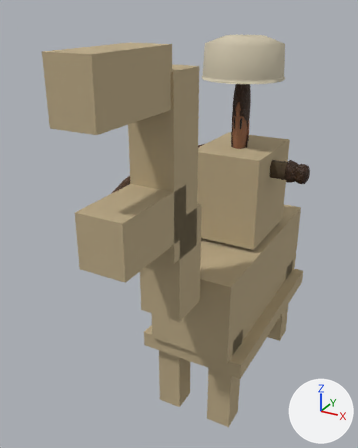
An edit to the glTF model csharp/Unciv.Godot/Packs/units/models/unit/Camel Archer.glb, drawn before and after from the same camera.
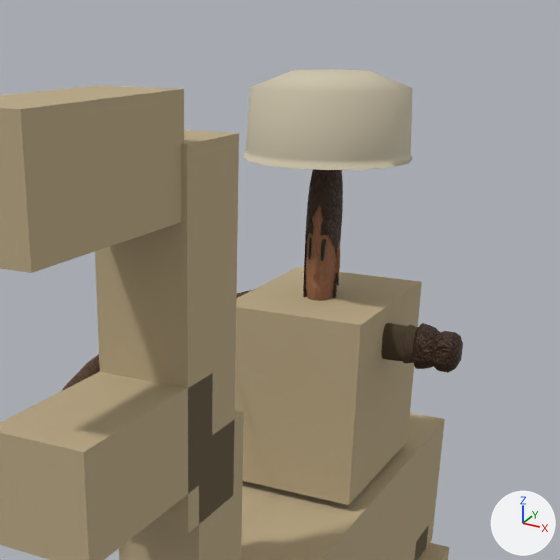
Each version appears first whole from a camera (50 mm lens) standing at (0.441, -1.108, 0.964) and looking at (-0.079, -0.161, 0.49), and next in a close-up on the part from 23% to 100% of the width and 0% to 62% of the height. The axes (+X, +Y, +Z) are drawn at lower right. The lights are the same throughout. The last two pictures show the newer version. Where no turn or scale is listed for an object, it has been applied to the vertices. Vertices at exactly the same position are counted once.

The older version as bpy lines, for what is in view:
```python
me_horse = bpy.data.meshes.new('Horse')
me_horse.from_pydata(...)  # 96 vertices, 144 faces; spans x -0.13..0.13, y -0.6..0.325, z 0.0..0.91
me_horse.materials.append(mat_horse)  # beige #bcaa86
me_mesh_skinned = bpy.data.meshes.new('Mesh_skinned')
me_mesh_skinned.from_pydata(...)  # 2584 vertices, 4803 faces; spans x -0.175..0.175, y -0.096..0.095, z 0.0..0.525
# faces by material slot: [1086, 2864, 403, 138, 280, 32]
me_mesh_skinned.materials.append(mat_wool)
me_mesh_skinned.materials.append(mat_leather)
me_mesh_skinned.materials.append(mat_skin)
me_mesh_skinned.materials.append(mat_dark)
me_mesh_skinned.materials.append(mat_bone)
me_mesh_skinned.materials.append(mat_teamcolor)
ob_horsemesh = bpy.data.objects.new('HorseMesh', me_horse)
ob_horsemesh.location = (0.0, 0.0, 0.0)
ob_warrior = bpy.data.objects.new('Warrior', me_mesh_skinned)
ob_warrior.location = (0.0, 0.0, 0.38)
```
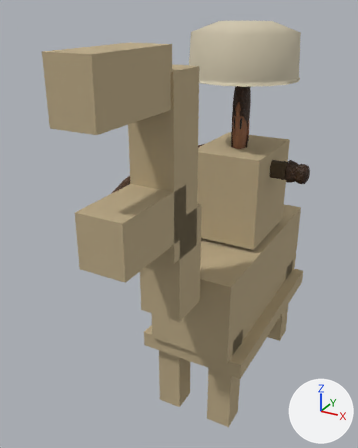
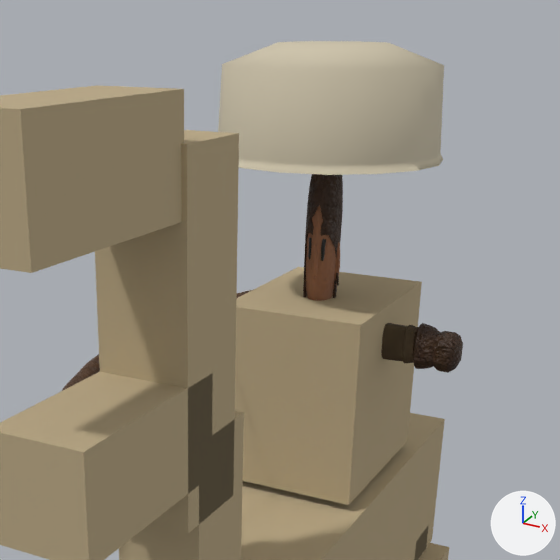
Where the change shows, as pixel boxes (x1, y1, x2, y2) in the close-ups (560 x 560 px; the box of a moved part takes in the faces that stretch with it):
```json
{"object": "Warrior", "change": "reshaped", "before": [243, 69, 463, 373], "after": [218, 41, 463, 373]}
{"part": 1, "of": "me_mesh_skinned", "change": "moved or reshaped", "before": [243, 69, 413, 170], "after": [218, 41, 444, 175]}
```

Edits to the scene script, one JSON object a line:
```json
{"block": "me_mesh_skinned", "where": "# used by ob_warrior; location = (0.0, 0.0, 0.38)"}
{"op": "remove", "block": "me_mesh_skinned", "code": "me_mesh_skinned.from_pydata(...)  # 2584 vertices, 4803 faces; spans x -0.175..0.175, y -0.096..0.095, z 0.0..0.525"}
{"op": "add", "block": "me_mesh_skinned", "code": "me_mesh_skinned.from_pydata(...)  # 2584 vertices, 4803 faces; spans x -0.175..0.175, y -0.13..0.129, z 0.0..0.554"}
{"block": "me_mesh_skinned", "change": "me_mesh_skinned part 1: 81 of 2584 vertices moved; they spanned x -0.095..0.096, y -0.096..0.095, z 0.431..0.525 and now span x -0.129..0.13, y -0.13..0.129, z 0.431..0.554; mean shift (0.0, 0.0, 0.011); largest move (0.083, -0.035, 0.507) -> (0.112, -0.047, 0.531)"}
```
